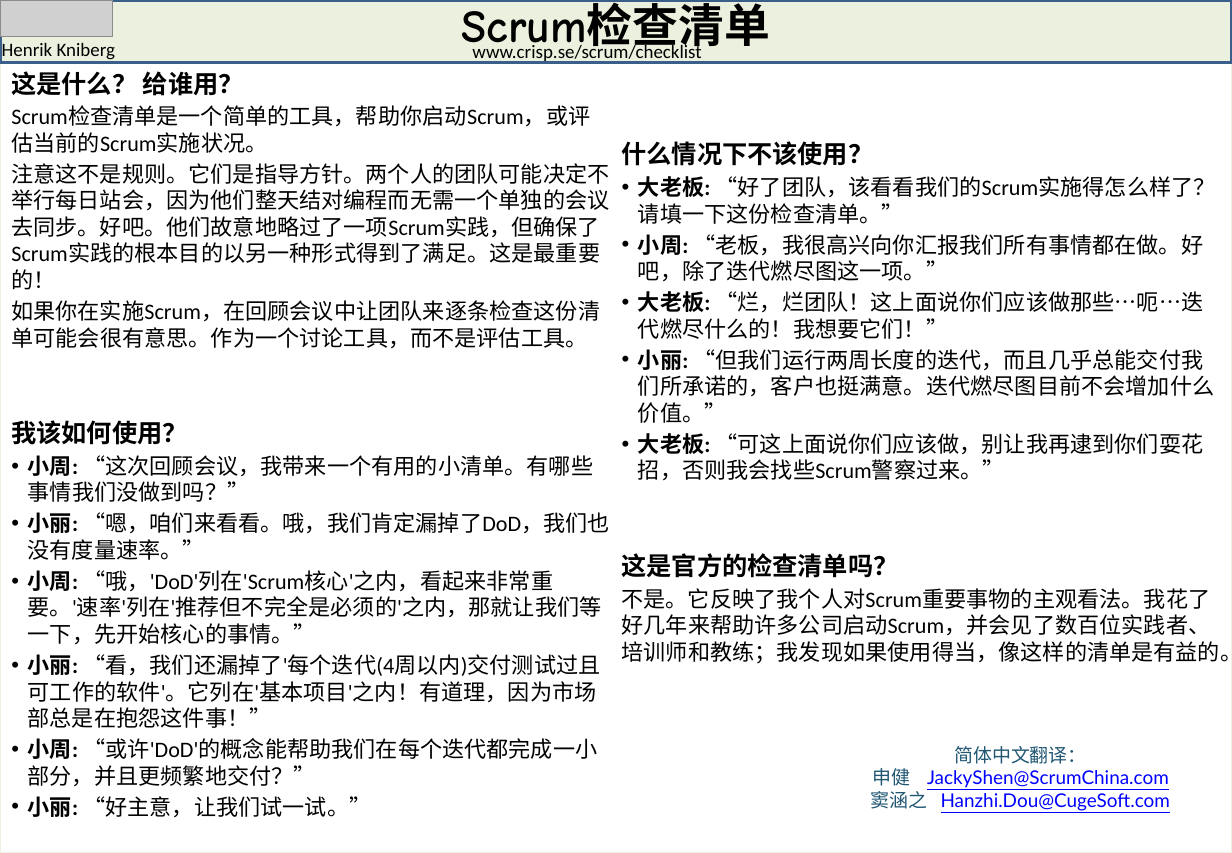
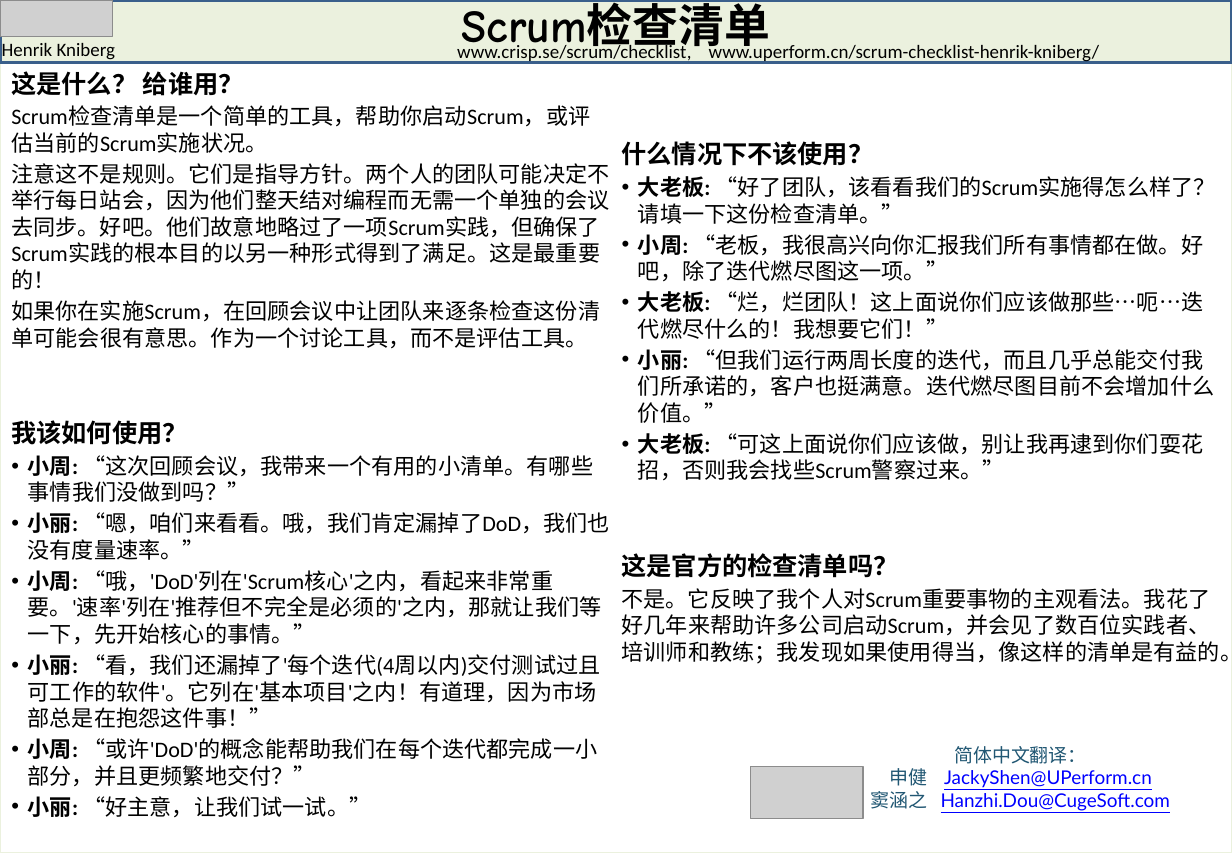
Before and after one commit to mebusw/Scrum-Checklist-Chinese, a slide deck: slide 4 of Scrum-checklist_zh_cn.pptx. Drawn at 1232x853 pixels with LibreOffice and Linux fonts; fonts in the diff are those of the drawing; grey boxes stand for pictures. Boxes give left, top, right and bottom in pixels: in the first picture for what was removed or moved away, otherwise in the second. Text is boxed around its words. In the diff, an @@ line names an element or a change of style, - is before the commit and + after.

```diff
--- a/Scrum-checklist_zh_cn.pptx
+++ b/Scrum-checklist_zh_cn.pptx
@@ text at box(457, 42, 1099, 63): text changed @@
-www.crisp.se/scrum/checklist
+www.crisp.se/scrum/checklist, www.uperform.cn/scrum-checklist-henrik-kniberg/
@@ picture added at box(751, 767, 863, 818) @@
@@ text at box(889, 768, 1152, 788): text changed @@
-申健 JackyShen@ScrumChina.com
+申健 JackyShen@UPerform.cn
```
Also in this commit, not shown: 1 other slide changed, 1 other file.
